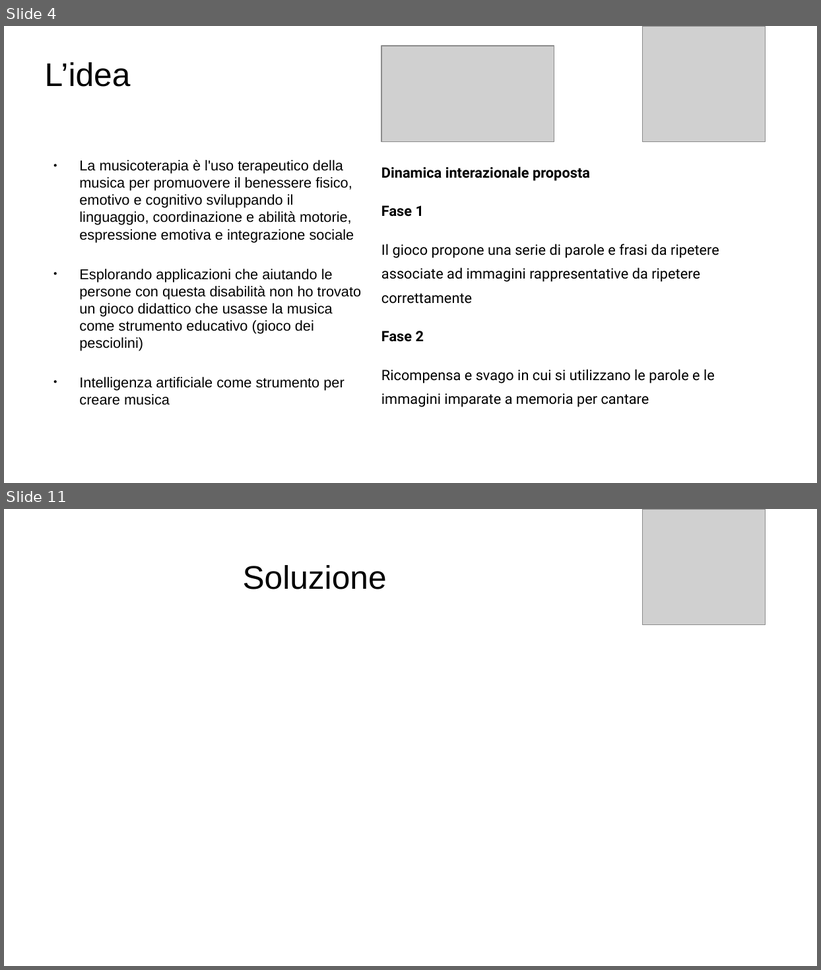
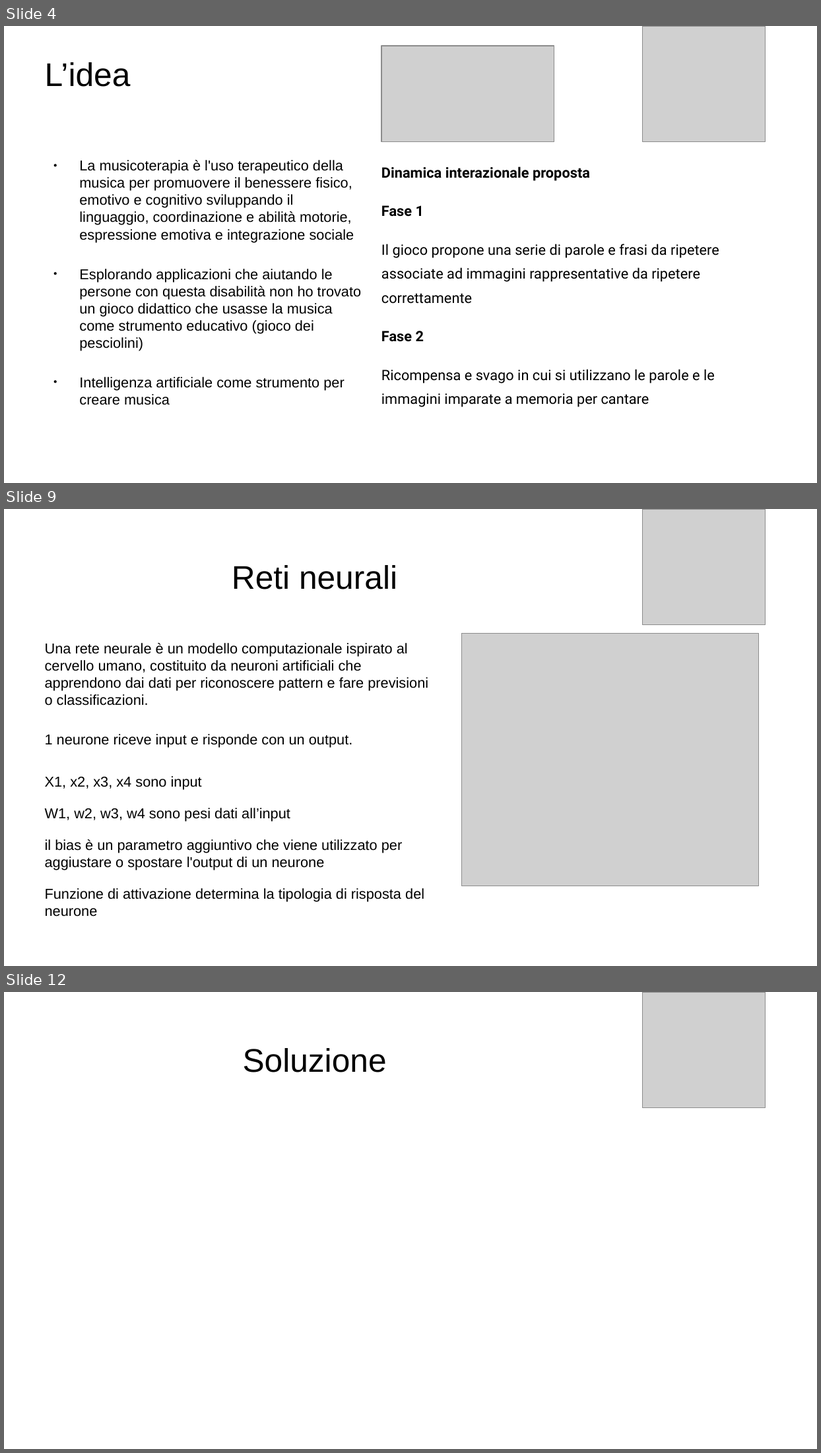
Before and after one commit to daloiso/tesi, a slide deck: presentazione_tesi.odp. Shown one above the other, each under a label of ours: slides 4 and 11 before the commit, slides 4, 9 and 12 after it; the slides between them are not shown. The pictures are 821x970 and 821x1453 pixels, drawn with LibreOffice and Linux fonts; fonts in the diff are those of the drawing; grey boxes stand for pictures. Boxes give left, top, right and bottom in pixels: in the first picture for what was removed or moved away, otherwise in the second. Text is boxed around its words. In the diff, an @@ line names an element or a change of style, - is before the commit and + after.

```diff
--- a/presentazione_tesi.odp
+++ b/presentazione_tesi.odp
@@ slide 9 added at [4,509,817,966], background #FFFFFF @@
@@ picture added at [643,509,766,625] @@
@@ title added at [232,565,397,590], 32 pt, text #000000 @@
+Reti neurali
@@ text added at [45,643,428,917], 14 pt, text #000000 @@
+Una rete neurale è un modello computazionale ispirato al cervello umano, costituito da neuroni artificiali che apprendono dai dati per riconoscere pattern e fare previsioni o classificazioni.
+1 neurone riceve input e risponde con un output.
+X1, x2, x3, x4 sono input
+W1, w2, w3, w4 sono pesi dati all’input
+il bias è un parametro aggiuntivo che viene utilizzato per aggiustare o spostare l'output di un neurone
+Funzione di attivazione determina la tipologia di risposta del neurone
@@ picture added at [461,634,759,887] @@
@@ what was slide 11 is now slide 12 @@
```
Also in this commit, not shown: 1 slide changed, 5 other slides added, 5 slides removed, 3 other files.
